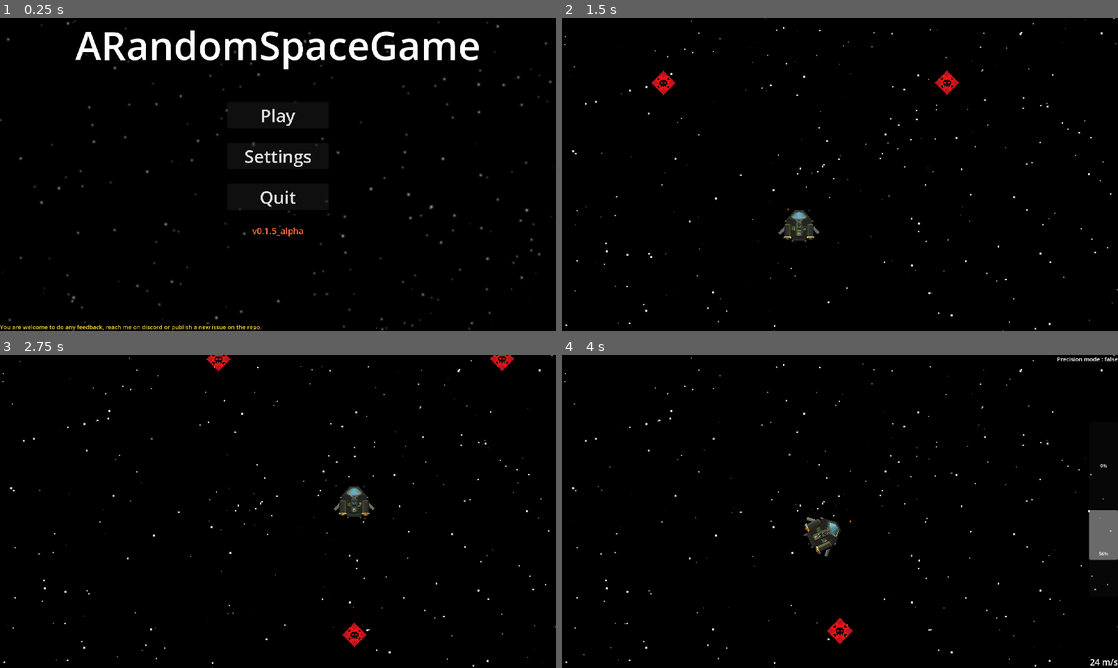
Above: before the commit, frames 1-4 (two rows, left to right).
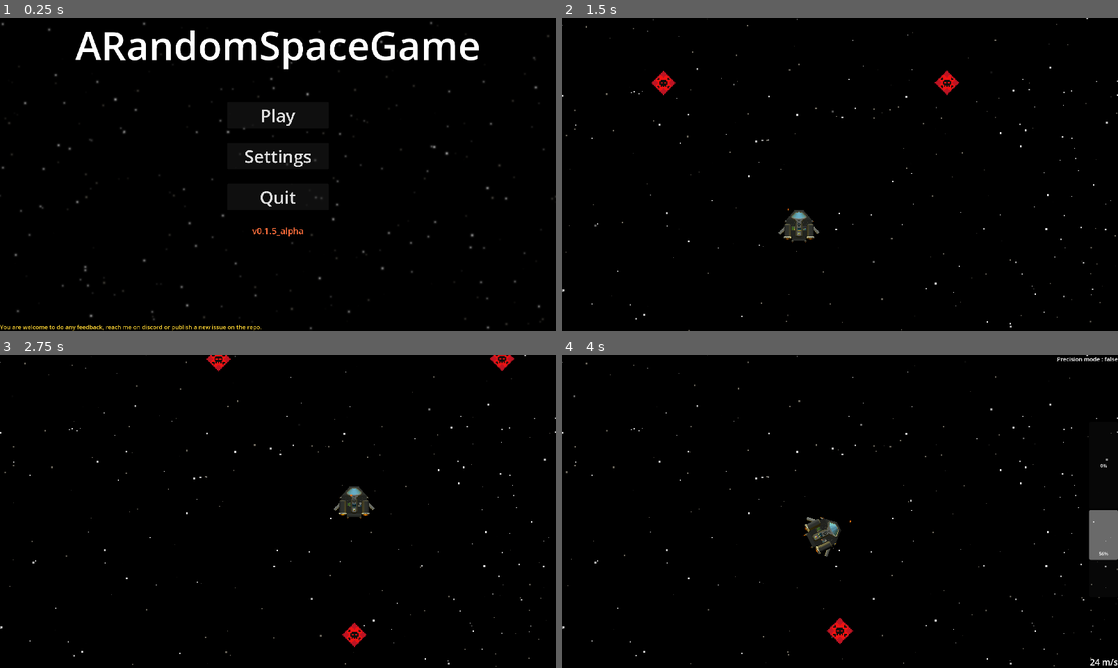
Above: after the commit, the same moments.

Repository: creusator/A_Random_Space_Game
Game: Godot game, scene res://UI/Menus/MainMenu/MainMenu.tscn
Two runs of this game, one before a commit and one after it. Both use one fixed random seed, a clock stepped at 60 frames per second and the inputs below.
Inputs (mouse positions are in pixels of both pictures, inside the frame that each line leads up to):
- Up to frame 1 (0.25 s): no input
- Up to frame 2 (1.5 s): click "Play" at 0.5 s; move the mouse to (962, 158) at 1.27 s; hold D (rotate_right) from 1.28 s (still down); hold Right mouse button (aim_to_target_hold) from 1.28 s (still down)
- Up to frame 3 (2.75 s): move the mouse to (166, 527) at 2.02 s; release D (rotate_right) at 2.03 s; release Right mouse button (aim_to_target_hold) at 2.03 s; hold S (thrust_down) from 2.03 s (still down); tap P (enable_precision_mode_toggle) at 2.1 s
- Up to frame 4 (4 s): move the mouse to (895, 442) at 2.77 s; release S (thrust_down) at 2.78 s; hold D (rotate_right) 2.78-3.53 s; tap F (onfoot_interact) at 2.85 s; move the mouse to (812, 574) at 3.52 s; hold S (thrust_down) from 3.53 s (still down); tap Mouse wheel up (zoom_in) at 3.6 s

The runs differ from the first frame. In frame 1, 1.0% of the frame differs, in the area x 0-100%, y 0-100%; in frame 2, 0.6%; in frame 3, 0.6%; in frame 4, 0.6%.

Commit message:
Parallax layer - FIXED
- It is now perfectly reacting to rotation etc...
- Next up : InteriorCamera

Diff:
--- a/Backgrounds/Space/BackgroundSpace.gd
+++ b/Backgrounds/Space/BackgroundSpace.gd
@@ -6,8 +6,6 @@
 @onready var furthest_stars: GPUParticles2D = $FurthestLayer/Stars
 @onready var closest_layer: ParallaxLayer = $ClosestLayer
 @onready var closest_stars: GPUParticles2D = $ClosestLayer/Stars
-@onready var front_layer: ParallaxLayer = $InFrontOfCamera/ParallaxLayer
-@onready var front_stars: GPUParticles2D = $InFrontOfCamera/ParallaxLayer/Stars
 
 @export var camera:Camera2D
 
@@ -23,10 +21,8 @@
 	store_base_particle_count(background_stars, "background")
 	store_base_particle_count(furthest_stars, "furthest")
 	store_base_particle_count(closest_stars, "closest")
-	store_base_particle_count(front_stars, "front")
 	og_furthest_layer_scale = furthest_layer.motion_scale
 	og_closest_layer_scale = closest_layer.motion_scale
-	og_front_layer_scale = front_layer.motion_scale
 	get_viewport().size_changed.connect(_on_viewport_size_changed)
 	_on_viewport_size_changed()
 	update_viewport_size()
@@ -35,23 +31,26 @@
 	var new_size = get_viewport().size * 2
 	if Vector2i(new_size) != current_viewport_size:
 		_on_viewport_size_changed()
-	if camera:
-		furthest_layer.motion_scale = og_furthest_layer_scale
-		closest_layer.motion_scale = og_closest_layer_scale
-		front_layer.motion_scale = og_front_layer_scale
-		if rotation != 0.0:
+
+	if not camera:
+		return
+	rotation = -camera.rotation
+	if rotation != 0.0:
+		if furthest_layer.motion_scale != Vector2.ZERO:
 			furthest_layer.motion_scale = Vector2.ZERO
 			closest_layer.motion_scale = Vector2.ZERO
-			front_layer.motion_scale = Vector2.ZERO
-		rotation = -camera.rotation
+	else:
+		if furthest_layer.motion_scale == Vector2.ZERO:
+			furthest_layer.set_motion_scale(og_furthest_layer_scale)
+			closest_layer.set_motion_scale(og_closest_layer_scale)
+			furthest_layer.set_notify_transform(true)
+			closest_layer.set_notify_transform(true)
 
 func update_viewport_size():
 	var viewport_size:Vector2 = Vector2(1920.0, 1080.0)
 	var center:Vector2 = viewport_size / 2
 	transform.origin = center
 	background_stars.process_material.emission_shape_scale = Vector3(viewport_size.x, viewport_size.y, 0.0) * 1.1
-	front_layer.transform.origin = center
-	front_stars.process_material.emission_shape_scale = Vector3(viewport_size.x, viewport_size.y , 0.0) * 1.1
 
 func store_base_particle_count(particles: GPUParticles2D, key: String) -> void:
 	if particles:
@@ -77,9 +76,6 @@
 	update_gpu_particles(furthest_stars, viewport_size, furthest_layer.motion_offset, density_ratio, "furthest")
 	closest_layer.motion_mirroring = viewport_size
 	update_gpu_particles(closest_stars, viewport_size, closest_layer.motion_offset, density_ratio, "closest")
-	front_layer.motion_mirroring = viewport_size
-	update_gpu_particles(front_stars, viewport_size, front_layer.motion_offset, density_ratio, "front")
-
 
 
 func update_gpu_particles(particles: GPUParticles2D, size: Vector2, new_offset: Vector2, density_ratio: float, key: String) -> void:
--- a/Backgrounds/Space/BackgroundSpace.tscn
+++ b/Backgrounds/Space/BackgroundSpace.tscn
@@ -18,12 +18,12 @@
 
 [sub_resource type="ParticleProcessMaterial" id="ParticleProcessMaterial_3td3w"]
 lifetime_randomness = 0.3
-emission_shape_offset = Vector3(1920, 1080, 0)
-emission_shape_scale = Vector3(1920, 1080, 1)
+emission_shape_offset = Vector3(2112, 1188, 0)
+emission_shape_scale = Vector3(2112, 1188, 1)
 emission_shape = 3
 emission_box_extents = Vector3(1, 1, 1)
 gravity = Vector3(0, 0, 0)
-scale_min = 3.0
+scale_min = 2.0
 scale_max = 7.0
 scale_curve = SubResource("CurveTexture_7tgo7")
 color_ramp = SubResource("GradientTexture1D_7gtgh")
@@ -44,8 +44,8 @@
 
 [sub_resource type="ParticleProcessMaterial" id="ParticleProcessMaterial_cr2sd"]
 lifetime_randomness = 0.3
-emission_shape_offset = Vector3(960, 540, 0)
-emission_shape_scale = Vector3(960, 540, 1)
+emission_shape_offset = Vector3(1056, 594, 0)
+emission_shape_scale = Vector3(1056, 594, 1)
 emission_shape = 3
 emission_box_extents = Vector3(1, 1, 1)
 gravity = Vector3(0, 0, 0)
@@ -70,39 +70,14 @@
 
 [sub_resource type="ParticleProcessMaterial" id="ParticleProcessMaterial_h6p4p"]
 lifetime_randomness = 0.3
-emission_shape_offset = Vector3(960, 540, 0)
-emission_shape_scale = Vector3(960, 540, 1)
+emission_shape_offset = Vector3(1056, 594, 0)
+emission_shape_scale = Vector3(1056, 594, 1)
 emission_shape = 3
 emission_box_extents = Vector3(1, 1, 1)
 gravity = Vector3(0, 0, 0)
 scale_max = 5.0
 scale_curve = SubResource("CurveTexture_cr2sd")
 color_ramp = SubResource("GradientTexture1D_7tgo7")
-
-[sub_resource type="Gradient" id="Gradient_7tgo7"]
-offsets = PackedFloat32Array(0, 0.0446097, 0.847584, 1)
-colors = PackedColorArray(0, 0, 0, 1, 0.560784, 0.560784, 0.560784, 0.733333, 0.560784, 0.560784, 0.560784, 0.733333, 0, 0, 0, 1)
-
-[sub_resource type="GradientTexture1D" id="GradientTexture1D_2lqwn"]
-gradient = SubResource("Gradient_7tgo7")
-
-[sub_resource type="Curve" id="Curve_cr2sd"]
-_data = [Vector2(0, 1), 0.0, 0.0, 0, 0, Vector2(0.755932, 1), 0.0, 0.0, 0, 0, Vector2(1, 0.48826), 0.0, 0.0, 0, 0]
-point_count = 3
-
-[sub_resource type="CurveTexture" id="CurveTexture_h6p4p"]
-curve = SubResource("Curve_cr2sd")
-
-[sub_resource type="ParticleProcessMaterial" id="ParticleProcessMaterial_8vwrt"]
-lifetime_randomness = 0.3
-emission_shape_offset = Vector3(-960, -540, 0)
-emission_shape_scale = Vector3(960, 540, 1)
-emission_shape = 3
-emission_box_extents = Vector3(1, 1, 1)
-gravity = Vector3(0, 0, 0)
-scale_max = 4.0
-scale_curve = SubResource("CurveTexture_h6p4p")
-color_ramp = SubResource("GradientTexture1D_2lqwn")
 
 [node name="SpaceBackground" type="ParallaxBackground"]
 scroll_ignore_camera_zoom = true
@@ -112,58 +87,44 @@
 anchors_preset = 15
 anchor_right = 1.0
 anchor_bottom = 1.0
-offset_left = -1920.0
-offset_top = -1080.0
+offset_left = -2112.0
+offset_top = -1188.0
+offset_right = 192.0
+offset_bottom = 108.0
 grow_horizontal = 2
 grow_vertical = 2
 color = Color(0, 0, 0, 1)
 
 [node name="BackgroundStars" type="GPUParticles2D" parent="Skybox"]
-amount = 280
+amount = 227
 lifetime = 60.0
 preprocess = 240.0
-visibility_rect = Rect2(0, 0, 1920, 1080)
+visibility_rect = Rect2(0, 0, 2112, 1188)
 local_coords = true
 process_material = SubResource("ParticleProcessMaterial_3td3w")
 
 [node name="FurthestLayer" type="ParallaxLayer" parent="."]
-visible = false
-position = Vector2(-1920, -1080)
+position = Vector2(-2112, -1188)
 motion_scale = Vector2(0.005, 0.005)
-motion_mirroring = Vector2(1920, 1080)
+motion_mirroring = Vector2(2112, 1188)
 
 [node name="Stars" type="GPUParticles2D" parent="FurthestLayer"]
 amount = 85
 lifetime = 60.0
 preprocess = 240.0
-visibility_rect = Rect2(0, 0, 1920, 1080)
+visibility_rect = Rect2(0, 0, 2112, 1188)
 local_coords = true
 process_material = SubResource("ParticleProcessMaterial_cr2sd")
 
 [node name="ClosestLayer" type="ParallaxLayer" parent="."]
-visible = false
-position = Vector2(-1920, -1080)
+position = Vector2(-2112, -1188)
 motion_scale = Vector2(0.05, 0.05)
-motion_mirroring = Vector2(1920, 1080)
+motion_mirroring = Vector2(2112, 1188)
 
 [node name="Stars" type="GPUParticles2D" parent="ClosestLayer"]
 amount = 60
 lifetime = 60.0
 preprocess = 240.0
-visibility_rect = Rect2(0, 0, 1920, 1080)
+visibility_rect = Rect2(0, 0, 2112, 1188)
 local_coords = true
 process_material = SubResource("ParticleProcessMaterial_h6p4p")
-
-[node name="InFrontOfCamera" type="ParallaxBackground" parent="."]
-layer = 15
-
-[node name="ParallaxLayer" type="ParallaxLayer" parent="InFrontOfCamera"]
-motion_mirroring = Vector2(1920, 1080)
-
-[node name="Stars" type="GPUParticles2D" parent="InFrontOfCamera/ParallaxLayer"]
-amount = 70
-lifetime = 60.0
-preprocess = 240.0
-visibility_rect = Rect2(0, 0, 1920, 1080)
-local_coords = true
-process_material = SubResource("ParticleProcessMaterial_8vwrt")
Not shown: 1 places in Backgrounds/Space/BackgroundSpace.tscn that only renumber resources
